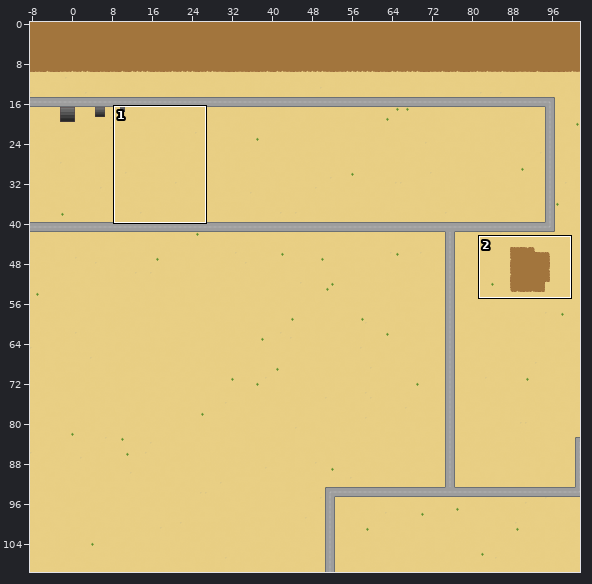
An edit to a level. Tiled map, raw/hub.tmx. The first picture is a wide view before the edit; the outline marks the close-up.
Close-up. Before the commit:
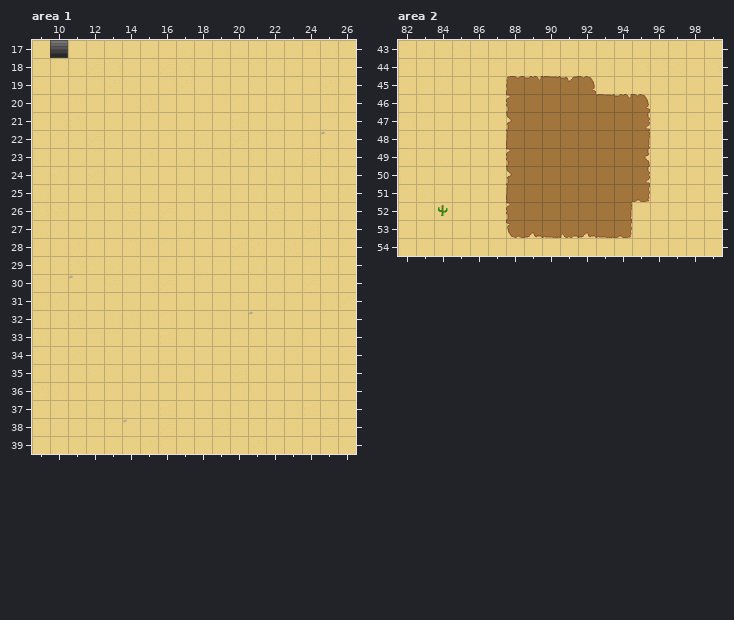
Cells are 32x32 px. Shown: area 1 x 9..26, y 17..39; area 2 x 82..99, y 43..54. The commit also changed other parts of the map, which this record leaves out. The old version is drawn lined up with the new one.
New version:
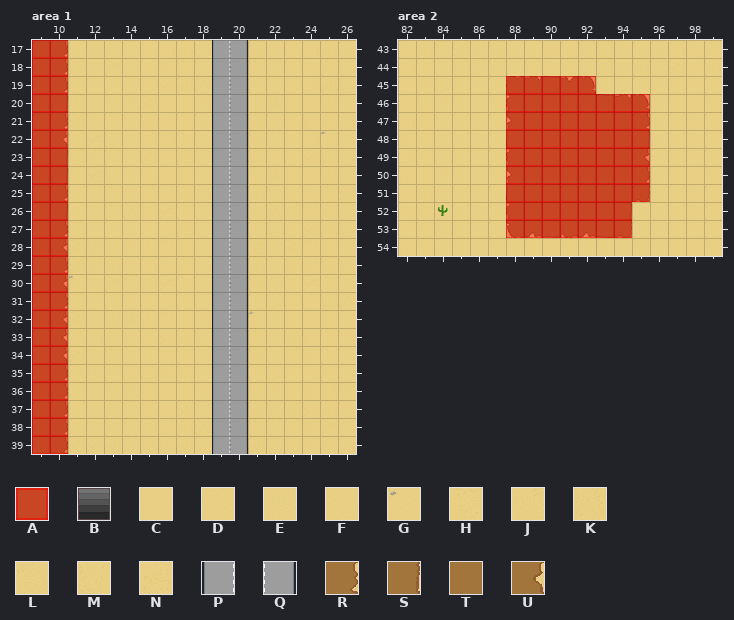
Key: from "Buildings": A 24; from "LooseObjects": B 3 "Dungeon_Entrance"; from "hub": C 0, D 1, E 2, F 3, G 4, H 5, J 8, K 9, L 11, M 12, N 13, P 22, Q 23, R 41, S 49, T 56, U 57.
_ is an empty cell, . an unchanged one.
Objects are placed by their top-left corner, in cells (3,4 is the top-left corner of cell 3,4); size is 1x1 cell unless given.
Tiles of an added or newly shown layer are drawn over the layers below it.
See-through tiles are keyed as they look on the map.
Diff:
map size 220x220 -> 180x130 cells (old content now starts at -40,0; both pictures use the new coordinates)
--- layer "Ground_Buildings", area 1
@@ x 9..20 @@
-17 EL........KJ
-18 DK........FJ
-19 FE........KC
-20 DM........HH
-21 JK........DN
-22 EK........MN
-23 MH........NJ
-24 JN........HL
-25 HL........CM
-26 KN........HM
-27 HC........KJ
-28 FL........LN
-29 DD........LJ
-30 CE........JJ
-31 HN........FM
-32 LK........HK
-33 HM........JJ
-34 FM........EE
-35 JC........DN
-36 NN........LH
-37 DD........KL
-38 EC...G....NM
-39 FL........FJ
+17 TR........PQ
+18 TR........PQ
+19 TR........PQ
+20 TS........PQ
+21 TR........PQ
+22 TU........PQ
+23 TS........PQ
+24 TS........PQ
+25 TR........PQ
+26 TS........PQ
+27 TR........PQ
+28 TU........PQ
+29 TR........PQ
+30 TU........PQ
+31 TR........PQ
+32 TU........PQ
+33 TU........PQ
+34 TU........PQ
+35 TR........PQ
+36 TR........PQ
+37 TR........PQ
+38 TR...H....PQ
+39 TR........PQ
--- layer "Objects", area 1
-B "Dungeon_Entrance" at 10,17
--- layer "collision" (now shown), area 1
@@ x 9..10 @@
-17 __
-18 __
-19 __
-20 __
-21 __
-22 __
-23 __
-24 __
-25 __
-26 __
-27 __
-28 __
-29 __
-30 __
-31 __
-32 __
-33 __
-34 __
-35 __
-36 __
-37 __
-38 __
-39 __
+17 AA
+18 AA
+19 AA
+20 AA
+21 AA
+22 AA
+23 AA
+24 AA
+25 AA
+26 AA
+27 AA
+28 AA
+29 AA
+30 AA
+31 AA
+32 AA
+33 AA
+34 AA
+35 AA
+36 AA
+37 AA
+38 AA
+39 AA
--- layer "collision" (now shown), area 2
@@ x 88..95 @@
-45 _____...
-46 ________
-47 ________
-48 ________
-49 ________
-50 ________
-51 ________
-52 _______.
-53 _______.
+45 AAAAA...
+46 AAAAAAAA
+47 AAAAAAAA
+48 AAAAAAAA
+49 AAAAAAAA
+50 AAAAAAAA
+51 AAAAAAAA
+52 AAAAAAA.
+53 AAAAAAA.
Changed places in both close-ups, as pixel boxes (x1, y1, x2, y2):
changed: (32, 40, 68, 454)
changed: (212, 40, 248, 454)
changed: (123, 419, 136, 422)
added: (506, 76, 650, 238)
